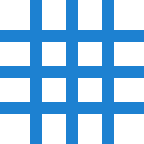
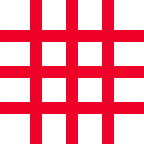
Layer changes from the first 144 × 144 image to the second:
pixels changed over (0, 0, 144, 144) (layer not identified)
